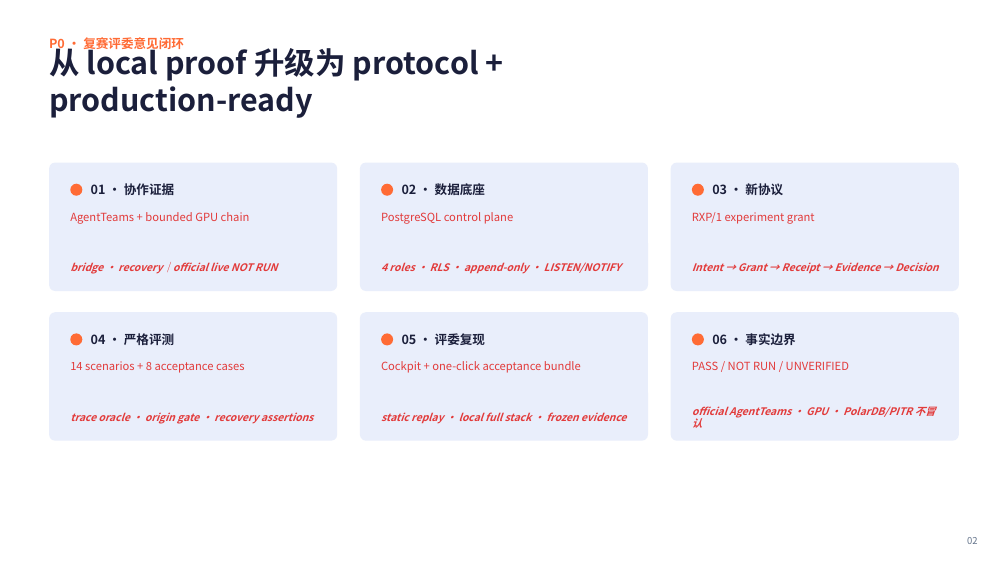
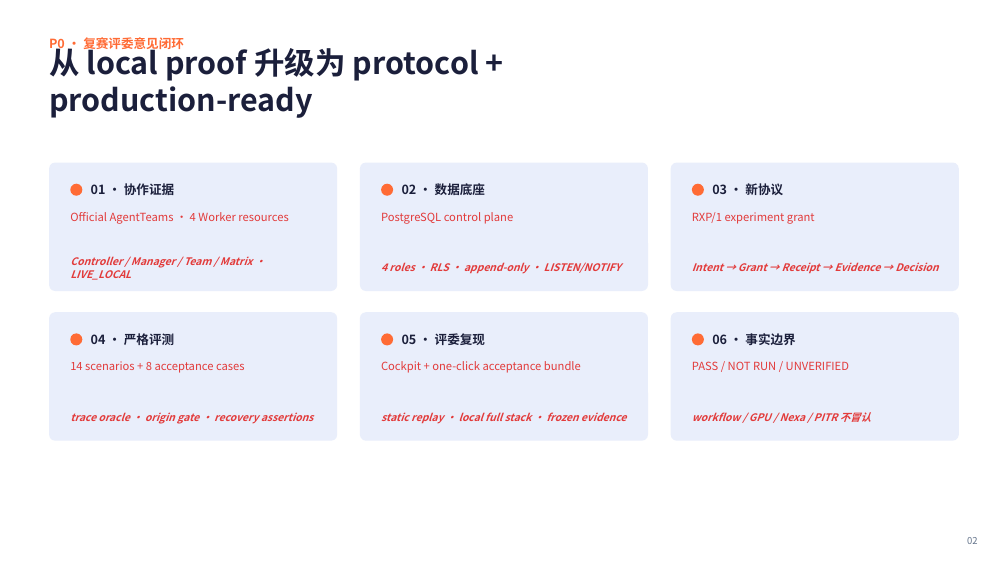
Before and after one commit to mythrise/ego_agent_infra, a slide deck: slide 2 of submission/EgoAgentOS_GOAI_Agent_Infra_复赛方案.pptx. Drawn at 1008x567 pixels with LibreOffice and Linux fonts; fonts in the diff are those of the drawing. Boxes give left, top, right and bottom in pixels: in the first picture for what was removed or moved away, otherwise in the second. Text is boxed around its words. In the diff, an @@ line names an element or a change of style, - is before the commit and + after.

```diff
--- a/submission/EgoAgentOS_GOAI_Agent_Infra_复赛方案.pptx
+++ b/submission/EgoAgentOS_GOAI_Agent_Infra_复赛方案.pptx
@@ text at bbox=[70, 212, 288, 224]: text changed @@
-AgentTeams + bounded GPU chain
+Official AgentTeams · 4 Worker resources
@@ text at bbox=[70, 256, 253, 280]: text changed @@
-bridge · recovery｜official live NOT RUN
+Controller / Manager / Team / Matrix · LIVE_LOCAL
@@ text at bbox=[692, 412, 871, 422]: text changed @@
-official AgentTeams · GPU · PolarDB/PITR 不冒认
+workflow / GPU / Nexa / PITR 不冒认
```
Also in this commit, not shown: 7 other slides changed, 24 other files.
